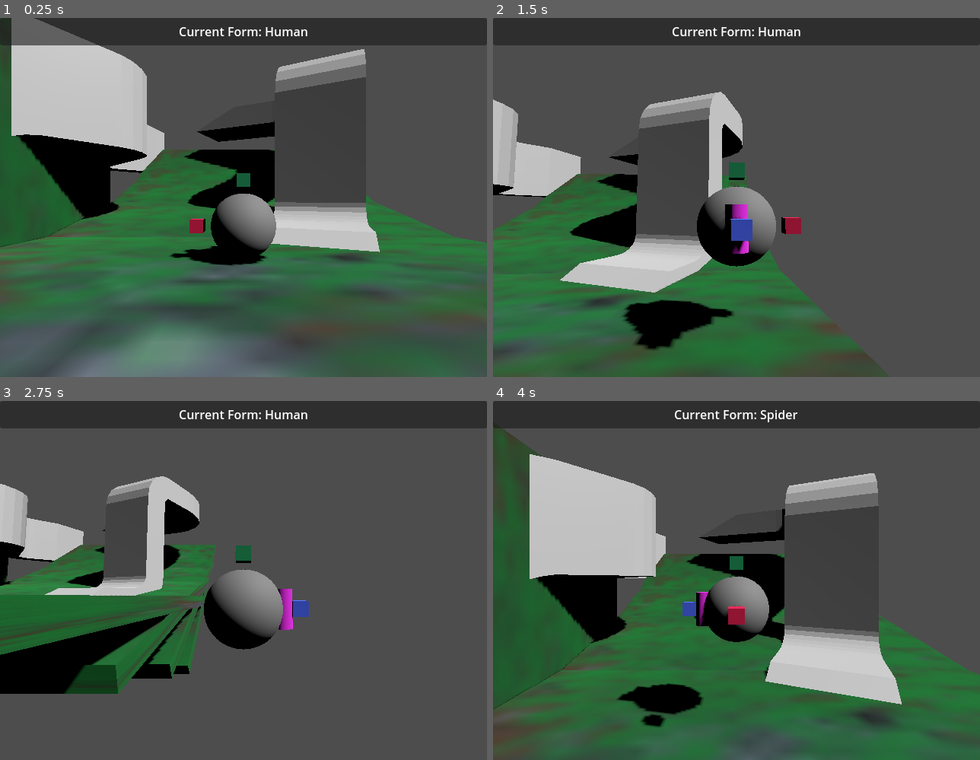
Above: before the commit, frames 1-4 (two rows, left to right).
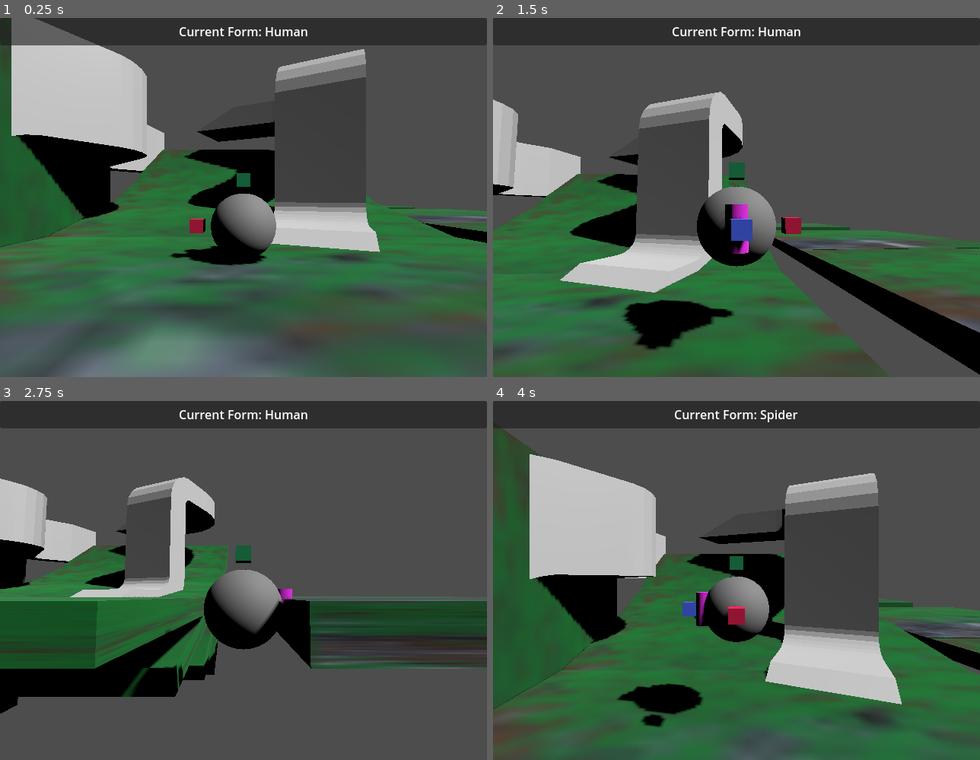
Above: after the commit, the same moments.

Repository: LettucePie/druid
Game: Godot game, scene res://playscenes/play_0.tscn
The game is run twice, just before and just after one commit, with the same random seed, the same clock (stepped at 60 frames per second) and the same inputs.
Inputs:
- Up to frame 1 (0.25 s): no input
- Up to frame 2 (1.5 s): tap Enter (ui_accept) at 0.5 s; hold D (move_right) 0.53-1.28 s; tap K (cam_down) at 0.6 s; tap Space (jump) at 0.77 s; hold S (move_down) from 1.28 s (still down); tap J (cam_left) at 1.35 s
- Up to frame 3 (2.75 s): tap Space (jump) at 1.52 s; release S (move_down) at 2.03 s; hold D (move_right) from 2.03 s (still down); tap L (cam_right) at 2.1 s
- Up to frame 4 (4 s): release D (move_right) at 2.78 s; hold W (move_up) 2.78-3.53 s; tap I (cam_up) at 2.85 s; tap Space (jump) at 3.02, 3.77 s; hold A (move_left) from 3.53 s (still down); tap Q (form_switcher) at 3.6 s

The runs differ from the first frame. In frame 1, 0.7% of the frame differs, in the area x 78-100%, y 52-63%; in frame 2, 6.5%; in frame 3, 20%, in the area x 0-100%, y 20-88%; in frame 4, 1.4%.

Commit message:
expanded test area

Diff:
--- a/stages/stage_0.tscn
+++ b/stages/stage_0.tscn
@@ -24,6 +24,36 @@
 shape = SubResource("BoxShape3D_321b2")
 
 [node name="MeshInstance3D" type="MeshInstance3D" parent="floor"]
+material_override = SubResource("StandardMaterial3D_5cjng")
+mesh = SubResource("BoxMesh_oup2k")
+
+[node name="floor5" type="StaticBody3D" parent="."]
+transform = Transform3D(1, 0, 0, 0, 1, 0, 0, 0, 1, 11.6069, 0, 0)
+
+[node name="CollisionShape3D" type="CollisionShape3D" parent="floor5"]
+shape = SubResource("BoxShape3D_321b2")
+
+[node name="MeshInstance3D" type="MeshInstance3D" parent="floor5"]
+material_override = SubResource("StandardMaterial3D_5cjng")
+mesh = SubResource("BoxMesh_oup2k")
+
+[node name="floor6" type="StaticBody3D" parent="."]
+transform = Transform3D(1, 0, 0, 0, 1, 0, 0, 0, 1, 11.6069, 0, -10.0647)
+
+[node name="CollisionShape3D" type="CollisionShape3D" parent="floor6"]
+shape = SubResource("BoxShape3D_321b2")
+
+[node name="MeshInstance3D" type="MeshInstance3D" parent="floor6"]
+material_override = SubResource("StandardMaterial3D_5cjng")
+mesh = SubResource("BoxMesh_oup2k")
+
+[node name="floor7" type="StaticBody3D" parent="."]
+transform = Transform3D(1, 0, 0, 0, 1, 0, 0, 0, 1, 11.6069, 0, -24.092)
+
+[node name="CollisionShape3D" type="CollisionShape3D" parent="floor7"]
+shape = SubResource("BoxShape3D_321b2")
+
+[node name="MeshInstance3D" type="MeshInstance3D" parent="floor7"]
 material_override = SubResource("StandardMaterial3D_5cjng")
 mesh = SubResource("BoxMesh_oup2k")
 
